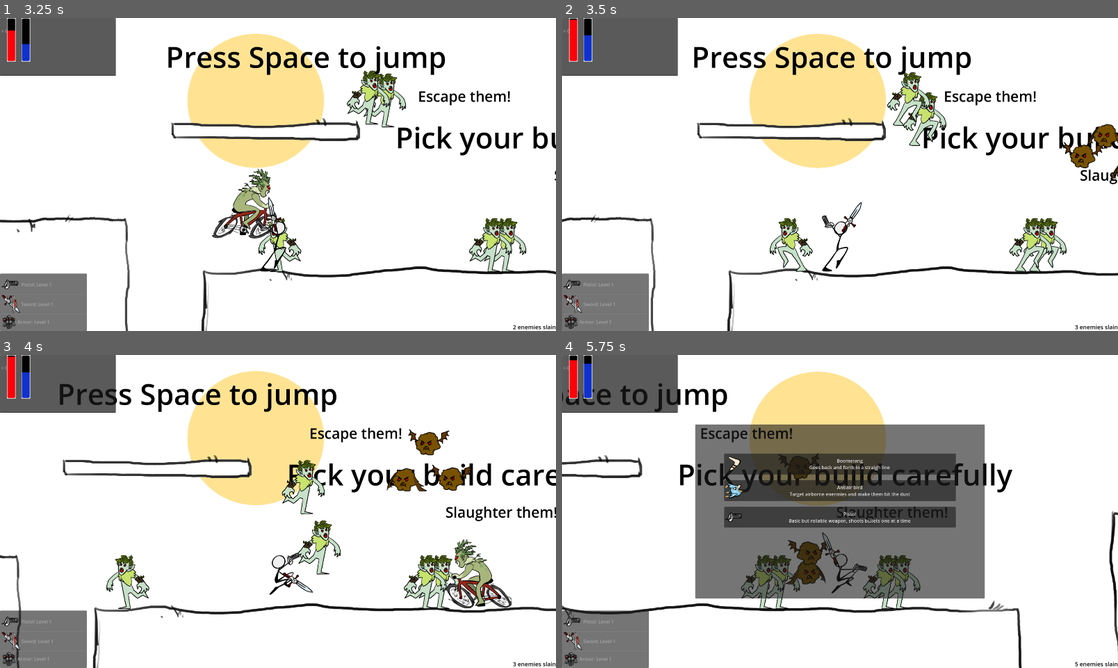
Above: before the commit, frames 1-4 (two rows, left to right).
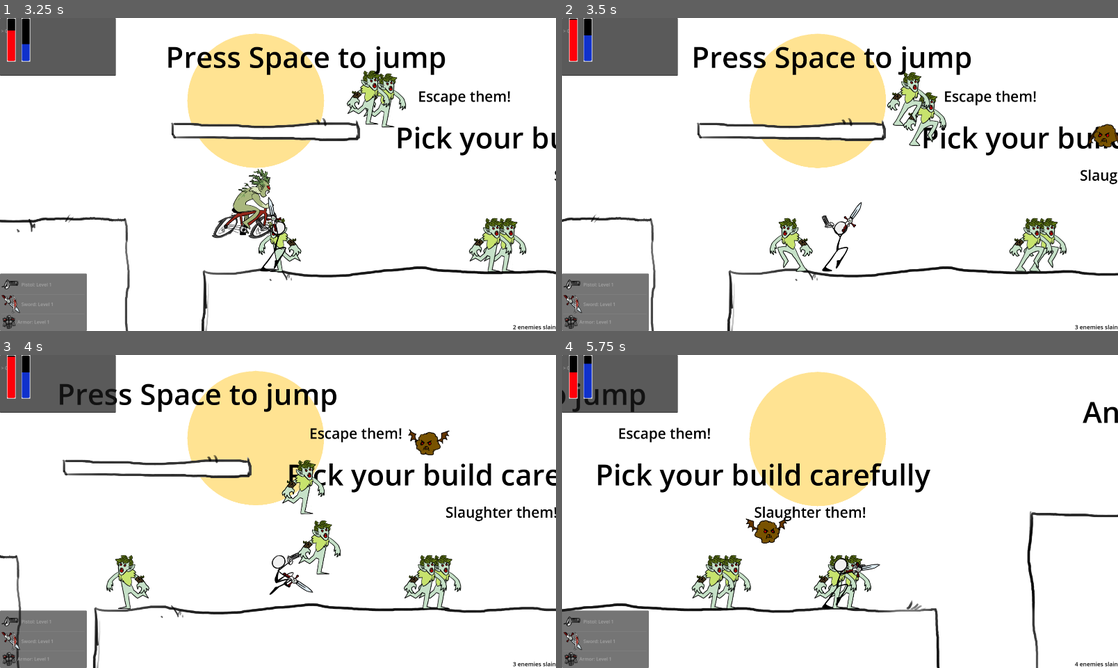
Above: after the commit, the same moments.

Repository: ricargoes/green-dusk
Game: Godot game, scene res://scenes/game.tscn
Two runs of this game, one before a commit and one after it. Both use one fixed random seed, a clock stepped at 60 frames per second and the inputs below. The engine's default icon, where the game draws it, is replaced by a stand-in: a white triangle on a blue panel in a dark square.
Inputs:
- Up to frame 1 (3.25 s): click "Armor Make yourself harder to…" at 0.5 s; tap Space (jump) at 1.25, 1.52, 2, 2.27, 2.75 s
- Up to frame 2 (3.5 s): no input
- Up to frame 3 (4 s): tap Space (jump) at 3.5, 3.77 s
- Up to frame 4 (5.75 s): tap Space (jump) at 4.25, 4.52, 5, 5.27 s

Frame 1 is identical in both runs. In frame 2, 0.3% of the frame differs, in the area x 90-100%, y 39-53%; in frame 3, 1.8%; in frame 4, 33%, in the area x 0-100%, y 1-100%.

Commit message:
spawner by level

Diff:
--- a/scenes/enemies/spawner.gd
+++ b/scenes/enemies/spawner.gd
@@ -3,7 +3,13 @@
 @export
 var spawning_resource: PoolManager.PoolResource = PoolManager.PoolResource.FLYING_ENEMY
 @export
-var spawning_frequency: float = 2.0
+var spawning_frequency_by_level: Dictionary = {
+	1: 2.0,
+	2: 4.0,
+	3: 6.0,
+	4: 8.0,
+	5: 10.0
+}
 @export
 var lifetime: float = 1.0
 @export
@@ -22,7 +28,9 @@
 	position += velocity*delta
 
 func enable(_by_who = null):
-	$SpawningCooldown.start(1.0/spawning_frequency)
+	var game = get_tree().current_scene
+
+	$SpawningCooldown.start(1.0/spawning_frequency_by_level[game.difficulty_level])
 	if lifetime > 0:
 		$Lifetime.start(lifetime)
 	velocity = Vector2.ZERO if destination == null else (destination.global_position - global_position)/lifetime
--- a/scenes/game.gd
+++ b/scenes/game.gd
@@ -12,6 +12,7 @@
 	preload("res://scenes/terrain/terrain_chunk_4.tscn"),
 ]
 var last_terrain_position := Vector2.ZERO
+var difficulty_level: int = 1
 
 func _ready() -> void:
 	$SunsetAnimator.speed_scale = ANIMATION_BASE_RUNTIME/run_time
@@ -26,6 +27,8 @@
 		for terrain_chunk: Node2D in $Terrain.get_children():
 			if $Hero.position.x - terrain_chunk.position.x >  2*TERRAIN_CHUNK_LENGTH:
 				terrain_chunk.queue_free()
+
+	difficulty_level = min(6 - ceil($SunsetTime.time_left/$SunsetTime.wait_time*100/20), 5)
 
 func spawn_bullet(starting_position: Vector2, orientation: float, is_player: bool, lifetime: float = 1):
 	var bullet = PoolManager.get_instance(PoolManager.PoolResource.BULLET)
--- a/scenes/global/pool_manager.gd
+++ b/scenes/global/pool_manager.gd
@@ -6,12 +6,14 @@
 	BULLET,
 	BASIC_ENEMY,
 	FLYING_ENEMY,
+	BIKER_ENEMY,
 }
 
 const resources_scenes = {
 	PoolResource.BULLET: preload("res://scenes/bullet.tscn"),
 	PoolResource.BASIC_ENEMY: preload("res://scenes/enemies/enermy.tscn"),
 	PoolResource.FLYING_ENEMY: preload("res://scenes/enemies/flying_enemy.tscn"),
+	PoolResource.BIKER_ENEMY: preload("res://scenes/enemies/enemy_biker.tscn"),
 }
 
 var pool: Dictionary = {}
--- a/scenes/terrain/terrain_chunk_1.tscn
+++ b/scenes/terrain/terrain_chunk_1.tscn
@@ -31,14 +31,12 @@
 
 [node name="Spawner1" parent="Enemies" index="0" node_paths=PackedStringArray("destination", "activator") instance=ExtResource("3_eakqu")]
 position = Vector2(3575, 81)
-spawning_frequency = 4.0
 destination = NodePath("../../Helpers/Dest1")
 activator = NodePath("../../Helpers/Activator")
 
 [node name="Spawner2" parent="Enemies" index="1" node_paths=PackedStringArray("destination", "activator") instance=ExtResource("3_eakqu")]
 position = Vector2(4326, 327)
 spawning_resource = 1
-spawning_frequency = 4.0
 destination = NodePath("../../Helpers/Dest2")
 activator = NodePath("../../Helpers/Activator")
 
@@ -59,15 +57,12 @@
 
 [node name="EnemyBiker" parent="Enemies" index="7" instance=ExtResource("4_l4pkk")]
 position = Vector2(153, 547)
-speed = 800.0
 
 [node name="EnemyBiker2" parent="Enemies" index="8" instance=ExtResource("4_l4pkk")]
 position = Vector2(301, 547)
-speed = 800.0
 
 [node name="EnemyBiker3" parent="Enemies" index="9" instance=ExtResource("4_l4pkk")]
 position = Vector2(64, 543)
-speed = 800.0
 
 [node name="Dest1" type="Marker2D" parent="Helpers" index="0"]
 position = Vector2(3594, 795)
